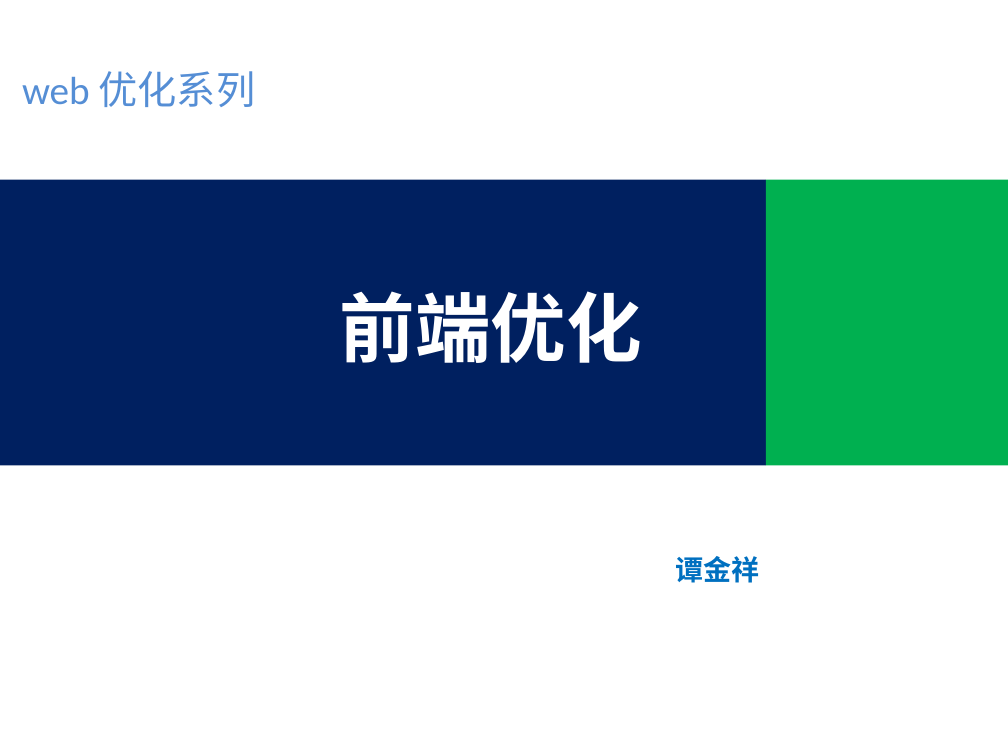
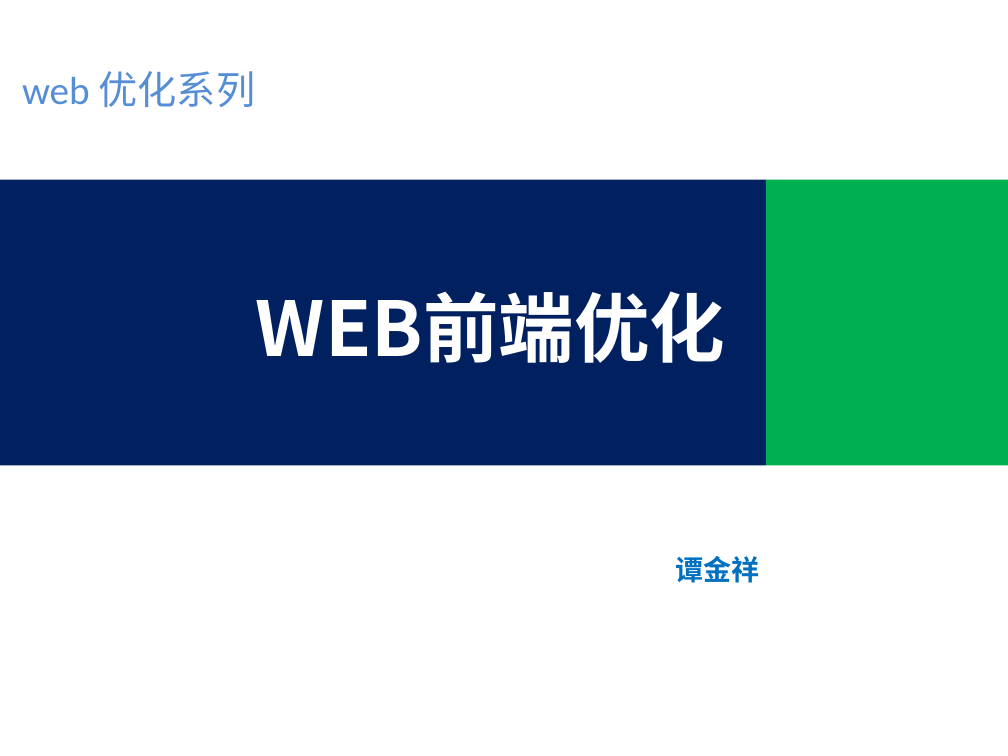
Before and after one commit to tjx222/javatrain, a slide deck: slide 1 of 前端优化.pptx. Drawn at 1008x756 pixels with LibreOffice and Linux fonts; fonts in the diff are those of the drawing; background and template pictures are left out. Boxes give left, top, right and bottom in pixels: in the first picture for what was removed or moved away, otherwise in the second. Text is boxed around its words. In the diff, an @@ line names an element or a change of style, - is before the commit and + after.

```diff
--- a/前端优化.pptx
+++ b/前端优化.pptx
@@ text at (256,291,726,363): text changed @@
-前端优化
+WEB前端优化
```
Also in this commit, not shown: 2 other slides changed, 3 slides added.
